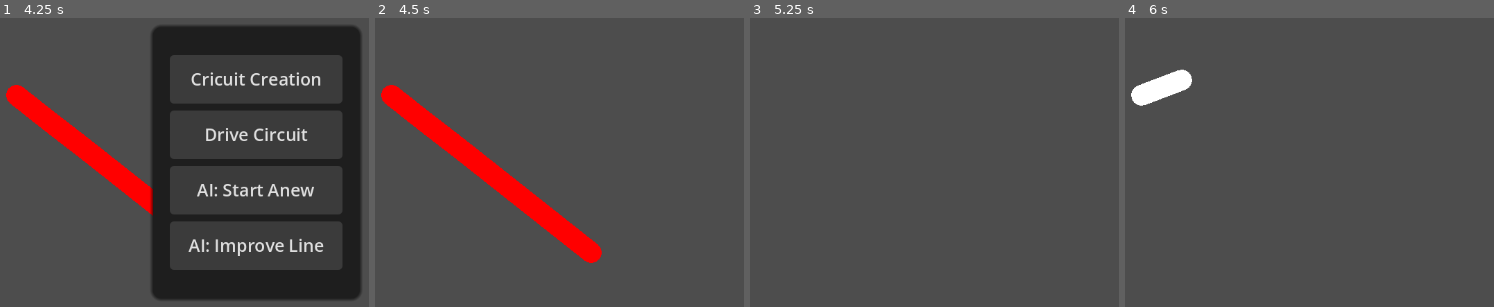
Above: before the commit, frames 1-4 (left to right).
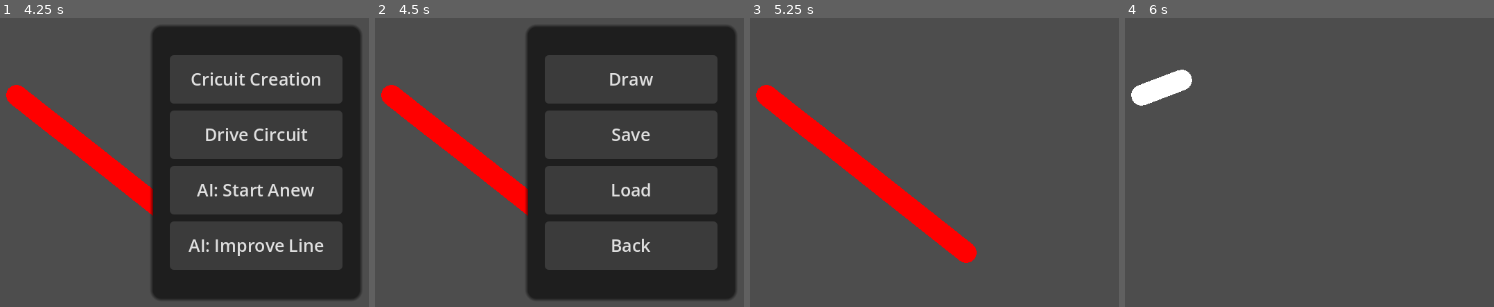
Above: after the commit, the same moments.

Repository: loonek/CarAI
Game: Godot game, scene res://track_builder.tscn
The game is run twice, just before and just after one commit, with the same random seed, the same clock (stepped at 60 frames per second) and the same inputs.
Inputs (mouse positions are in pixels of both pictures, inside the frame that each line leads up to):
- Up to frame 1 (4.25 s): tap Enter at 0.5, 2.75 s; move the mouse to (outside the picture) at 0.52 s; hold D (steer_right) 0.53-1.25 s; click (outside the picture) at 0.67 s; tap Space at 1.25 s; drag from (95, 185) to (217, 252) at 1.27 s; move the mouse to (335, 64) at 2.02 s; hold D (steer_right) 2.03-2.75 s; drag from (217, 252) to (18, 96) at 2.77 s; move the mouse to (outside the picture) at 3.52 s; hold A (steer_left) from 3.53 s (still down); tap Escape (ui_cancel) at 4.15 s
- Up to frame 2 (4.5 s): release A (steer_left) at 4.25 s; click "Cricuit Creation" at 4.25 s
- Up to frame 3 (5.25 s): click (1004, 78) at 5 s, where only the run after the commit has a clickable "Draw"
- Up to frame 4 (6 s): tap Space at 5.75 s; drag from (1143, 96) to (1261, 49) at 5.77 s

Frame 1 is identical in both runs. In frame 2, 25% of the frame differs, in the area x 40-98%, y 2-98%; in frame 3, 5.4%; in frame 4, nothing differs.

Commit message:
Menu upgrade for future save/load feature

Diff:
--- a/car.gd
+++ b/car.gd
@@ -3,7 +3,7 @@
 signal lap_invalidated						## Emitted when all 4 wheels of the car cross the track boundary
 
 var engine_power: float = 900.0				## Engine's force applied during acceleration
-var brake_power: float = -600.0				## Braking power
+var brake_power: float = -500.0				## Braking power
 var reverse_max_speed: float = 250.0		## Limits the car speed when going in reverse
 
 var wheel_base: float = 40.0				## Distance between front and back wheels
@@ -92,7 +92,7 @@
 
 func apply_friction(delta: float):
 	# Stop at low speed to prevent endless slide
-	if acceleration == Vector2.ZERO and velocity.length() < 50:
+	if acceleration == Vector2.ZERO and velocity.length() < 15:
 		velocity = Vector2.ZERO
 
 	# Calculate relevant values based on velocity
--- /dev/null
+++ b/def_hover.tres
@@ -0,0 +1,4 @@
+[gd_resource type="StyleBoxFlat" format=3 uid="uid://c1r42pt8ymjai"]
+
+[resource]
+bg_color = Color(0.10265126, 0.11830454, 0.25043464, 1)
--- /dev/null
+++ b/def_normal.tres
@@ -0,0 +1,8 @@
+[gd_resource type="StyleBoxFlat" format=3 uid="uid://bknydiqq44smh"]
+
+[resource]
+bg_color = Color(0.23031491, 0.23031494, 0.23031485, 1)
+corner_radius_top_left = 6
+corner_radius_top_right = 6
+corner_radius_bottom_right = 6
+corner_radius_bottom_left = 6
--- /dev/null
+++ b/def_press.tres
@@ -0,0 +1,4 @@
+[gd_resource type="StyleBoxFlat" format=3 uid="uid://dcqjeiwclnfux"]
+
+[resource]
+bg_color = Color(0.26197976, 0.29369938, 0.5491977, 1)
--- a/track_builder.gd
+++ b/track_builder.gd
@@ -4,10 +4,20 @@
 var current_state: AppState = AppState.DRAWING
 
 @onready var ui_menu = $UI/MenuPanel
-@onready var btn_draw = $UI/MenuPanel/VBoxContainer/BtnDraw
-@onready var btn_drive = $UI/MenuPanel/VBoxContainer/BtnDrive
-@onready var btn_ai_new = $UI/MenuPanel/VBoxContainer/BtnAINew
-@onready var btn_ai_improve = $UI/MenuPanel/VBoxContainer/BtnAIImprove
+@onready var main_vbox = $UI/MenuPanel/MainVBox
+@onready var circuit_vbox = $UI/MenuPanel/CircuitVBox
+
+# Main Menu Buttons
+@onready var btn_circuit = $UI/MenuPanel/MainVBox/BtnCircuit
+@onready var btn_drive = $UI/MenuPanel/MainVBox/BtnDrive
+@onready var btn_ai_new = $UI/MenuPanel/MainVBox/BtnAINew
+@onready var btn_ai_improve = $UI/MenuPanel/MainVBox/BtnAIImprove
+
+# Circuit Submenu Buttons
+@onready var btn_draw_new = $UI/MenuPanel/CircuitVBox/BtnDrawNew
+@onready var btn_save = $UI/MenuPanel/CircuitVBox/BtnSave
+@onready var btn_load = $UI/MenuPanel/CircuitVBox/BtnLoad
+@onready var btn_back = $UI/MenuPanel/CircuitVBox/BtnBack
 
 @onready var track_line = $TrackLine
 @onready var kerb_line = $KerbLine
@@ -63,12 +73,19 @@
 			line.antialiased = true
 			line.closed = true
 
-	# Hide the menu by default and connect buttons
+	# Hide the menu by default
 	ui_menu.hide()
-	btn_draw.pressed.connect(_on_btn_draw_pressed)
+	# Connect main menu buttons
+	btn_circuit.pressed.connect(_on_btn_circuit_pressed)
 	btn_drive.pressed.connect(_on_btn_drive_pressed)
 	btn_ai_new.pressed.connect(_on_btn_ai_new_pressed)
 	btn_ai_improve.pressed.connect(_on_btn_ai_improve_pressed)
+
+	# Connect circuit submenu buttons
+	btn_draw_new.pressed.connect(_on_btn_draw_new_pressed)
+	btn_save.pressed.connect(_on_btn_save_pressed)
+	btn_load.pressed.connect(_on_btn_load_pressed)
+	btn_back.pressed.connect(_on_btn_back_pressed)
 
 	# Generate the kerb line texture
 	kerb_line.default_color = Color.WHITE
@@ -80,6 +97,9 @@
 
 func _process(delta):
 	if Input.is_action_just_pressed("ui_cancel"): # Escape
+		if not ui_menu.visible:
+			circuit_vbox.hide()
+			main_vbox.show()
 		ui_menu.visible = !ui_menu.visible
 
 	# Update the lap timer string if a valid lap is currently underway
@@ -380,7 +400,6 @@
 	# Update delta
 	if is_lap_valid:
 		var pb = personal_best_sectors[sector_index]
-		var ob = overall_best_sectors[sector_index]
 
 		if pb == INF:
 			# First valid lap
@@ -551,7 +570,17 @@
 
 	cam.zoom = Vector2(min_zoom, min_zoom)
 
-func _on_btn_draw_pressed():
+func _on_btn_circuit_pressed():
+	# Swap to circuit submenu
+	main_vbox.hide()
+	circuit_vbox.show()
+
+func _on_btn_back_pressed():
+	# Swap back to main menu
+	circuit_vbox.hide()
+	main_vbox.show()
+
+func _on_btn_draw_new_pressed():
 	current_state = AppState.DRAWING
 	ui_menu.hide()
 	telemetry_layer.hide()
@@ -561,6 +590,12 @@
 		active_car = null
 
 	print("Mode: Drawing")
+
+func _on_btn_save_pressed():
+	print("kawabanga")
+
+func _on_btn_load_pressed():
+	print("bazinga")
 
 func _on_btn_drive_pressed():
 	current_state = AppState.DRIVING
--- a/track_builder.tscn
+++ b/track_builder.tscn
@@ -1,6 +1,9 @@
 [gd_scene format=3 uid="uid://6xrl1ph1isch"]
 
 [ext_resource type="Script" uid="uid://dnq4jwhbqqysa" path="res://track_builder.gd" id="1_4jjux"]
+[ext_resource type="StyleBox" uid="uid://bknydiqq44smh" path="res://def_normal.tres" id="2_k10l3"]
+[ext_resource type="StyleBox" uid="uid://dcqjeiwclnfux" path="res://def_press.tres" id="3_hvbap"]
+[ext_resource type="StyleBox" uid="uid://c1r42pt8ymjai" path="res://def_hover.tres" id="4_fx3xo"]
 
 [sub_resource type="StyleBoxFlat" id="StyleBoxFlat_4jjux"]
 content_margin_left = 24.0
@@ -15,18 +18,9 @@
 shadow_color = Color(0, 0, 0, 0.5882353)
 shadow_size = 5
 
-[sub_resource type="StyleBoxFlat" id="StyleBoxFlat_5ubph"]
-bg_color = Color(0.23031491, 0.23031494, 0.23031485, 1)
-corner_radius_top_left = 6
-corner_radius_top_right = 6
-corner_radius_bottom_right = 6
-corner_radius_bottom_left = 6
+[sub_resource type="Theme" id="Theme_kl48d"]
 
-[sub_resource type="StyleBoxFlat" id="StyleBoxFlat_kl48d"]
-bg_color = Color(0.02459157, 0.25705406, 0.05819676, 1)
-
-[sub_resource type="StyleBoxFlat" id="StyleBoxFlat_k10l3"]
-bg_color = Color(0.09106029, 0.56227005, 0.16437602, 1)
+[sub_resource type="Theme" id="Theme_4jjux"]
 
 [node name="TrackBuilder" type="Node2D" unique_id=573167774]
 script = ExtResource("1_4jjux")
@@ -68,51 +62,102 @@
 grow_vertical = 2
 theme_override_styles/panel = SubResource("StyleBoxFlat_4jjux")
 
-[node name="VBoxContainer" type="VBoxContainer" parent="UI/MenuPanel" unique_id=2095852618]
+[node name="MainVBox" type="VBoxContainer" parent="UI/MenuPanel" unique_id=2095852618]
 layout_mode = 2
 theme_override_constants/separation = 10
 alignment = 1
 
-[node name="BtnDraw" type="Button" parent="UI/MenuPanel/VBoxContainer" unique_id=1417930837]
+[node name="BtnCircuit" type="Button" parent="UI/MenuPanel/MainVBox" unique_id=1417930837]
 layout_mode = 2
 theme_override_constants/outline_size = 0
 theme_override_font_sizes/font_size = 25
-theme_override_styles/normal = SubResource("StyleBoxFlat_5ubph")
-theme_override_styles/pressed = SubResource("StyleBoxFlat_kl48d")
-theme_override_styles/hover = SubResource("StyleBoxFlat_k10l3")
+theme_override_styles/normal = ExtResource("2_k10l3")
+theme_override_styles/pressed = ExtResource("3_hvbap")
+theme_override_styles/hover = ExtResource("4_fx3xo")
 text = "Cricuit Creation"
 icon_alignment = 1
 vertical_icon_alignment = 2
 
-[node name="BtnDrive" type="Button" parent="UI/MenuPanel/VBoxContainer" unique_id=952870672]
+[node name="BtnDrive" type="Button" parent="UI/MenuPanel/MainVBox" unique_id=952870672]
 layout_mode = 2
 theme_override_constants/outline_size = 0
 theme_override_font_sizes/font_size = 25
-theme_override_styles/normal = SubResource("StyleBoxFlat_5ubph")
-theme_override_styles/pressed = SubResource("StyleBoxFlat_kl48d")
-theme_override_styles/hover = SubResource("StyleBoxFlat_k10l3")
+theme_override_styles/normal = ExtResource("2_k10l3")
+theme_override_styles/pressed = ExtResource("3_hvbap")
+theme_override_styles/hover = ExtResource("4_fx3xo")
 text = "Drive Circuit"
 icon_alignment = 1
 vertical_icon_alignment = 2
 
-[node name="BtnAINew" type="Button" parent="UI/MenuPanel/VBoxContainer" unique_id=1639411796]
+[node name="BtnAINew" type="Button" parent="UI/MenuPanel/MainVBox" unique_id=1639411796]
 layout_mode = 2
 theme_override_constants/outline_size = 0
 theme_override_font_sizes/font_size = 25
-theme_override_styles/normal = SubResource("StyleBoxFlat_5ubph")
-theme_override_styles/pressed = SubResource("StyleBoxFlat_kl48d")
-theme_override_styles/hover = SubResource("StyleBoxFlat_k10l3")
+theme_override_styles/normal = ExtResource("2_k10l3")
+theme_override_styles/pressed = ExtResource("3_hvbap")
+theme_override_styles/hover = ExtResource("4_fx3xo")
 text = "AI: Start Anew"
 icon_alignment = 1
 vertical_icon_alignment = 2
 
-[node name="BtnAIImprove" type="Button" parent="UI/MenuPanel/VBoxContainer" unique_id=1971490090]
+[node name="BtnAIImprove" type="Button" parent="UI/MenuPanel/MainVBox" unique_id=1971490090]
+layout_mode = 2
+theme = SubResource("Theme_kl48d")
+theme_override_constants/outline_size = 0
+theme_override_font_sizes/font_size = 25
+theme_override_styles/normal = ExtResource("2_k10l3")
+theme_override_styles/pressed = ExtResource("3_hvbap")
+theme_override_styles/hover = ExtResource("4_fx3xo")
+text = "AI: Improve Line"
+icon_alignment = 1
+vertical_icon_alignment = 2
+
+[node name="CircuitVBox" type="VBoxContainer" parent="UI/MenuPanel" unique_id=1942530556]
+layout_mode = 2
+theme_override_constants/separation = 10
+alignment = 1
+
+[node name="BtnDrawNew" type="Button" parent="UI/MenuPanel/CircuitVBox" unique_id=1176460430]
 layout_mode = 2
 theme_override_constants/outline_size = 0
 theme_override_font_sizes/font_size = 25
-theme_override_styles/normal = SubResource("StyleBoxFlat_5ubph")
-theme_override_styles/pressed = SubResource("StyleBoxFlat_kl48d")
-theme_override_styles/hover = SubResource("StyleBoxFlat_k10l3")
-text = "AI: Improve Line"
+theme_override_styles/normal = ExtResource("2_k10l3")
+theme_override_styles/pressed = ExtResource("3_hvbap")
+theme_override_styles/hover = ExtResource("4_fx3xo")
+text = "Draw"
 icon_alignment = 1
 vertical_icon_alignment = 2
+
+[node name="BtnSave" type="Button" parent="UI/MenuPanel/CircuitVBox" unique_id=133955423]
+layout_mode = 2
+theme_override_constants/outline_size = 0
+theme_override_font_sizes/font_size = 25
+theme_override_styles/normal = ExtResource("2_k10l3")
+theme_override_styles/pressed = ExtResource("3_hvbap")
+theme_override_styles/hover = ExtResource("4_fx3xo")
+text = "Save"
+icon_alignment = 1
+vertical_icon_alignment = 2
+
+[node name="BtnLoad" type="Button" parent="UI/MenuPanel/CircuitVBox" unique_id=1289717527]
+layout_mode = 2
+theme_override_constants/outline_size = 0
+theme_override_font_sizes/font_size = 25
+theme_override_styles/normal = ExtResource("2_k10l3")
+theme_override_styles/pressed = ExtResource("3_hvbap")
+theme_override_styles/hover = ExtResource("4_fx3xo")
+text = "Load"
+icon_alignment = 1
+vertical_icon_alignment = 2
+
+[node name="BtnBack" type="Button" parent="UI/MenuPanel/CircuitVBox" unique_id=1962362616]
+layout_mode = 2
+theme = SubResource("Theme_4jjux")
+theme_override_constants/outline_size = 0
+theme_override_font_sizes/font_size = 25
+theme_override_styles/normal = ExtResource("2_k10l3")
+theme_override_styles/pressed = ExtResource("3_hvbap")
+theme_override_styles/hover = ExtResource("4_fx3xo")
+text = "Back"
+icon_alignment = 1
+vertical_icon_alignment = 2
